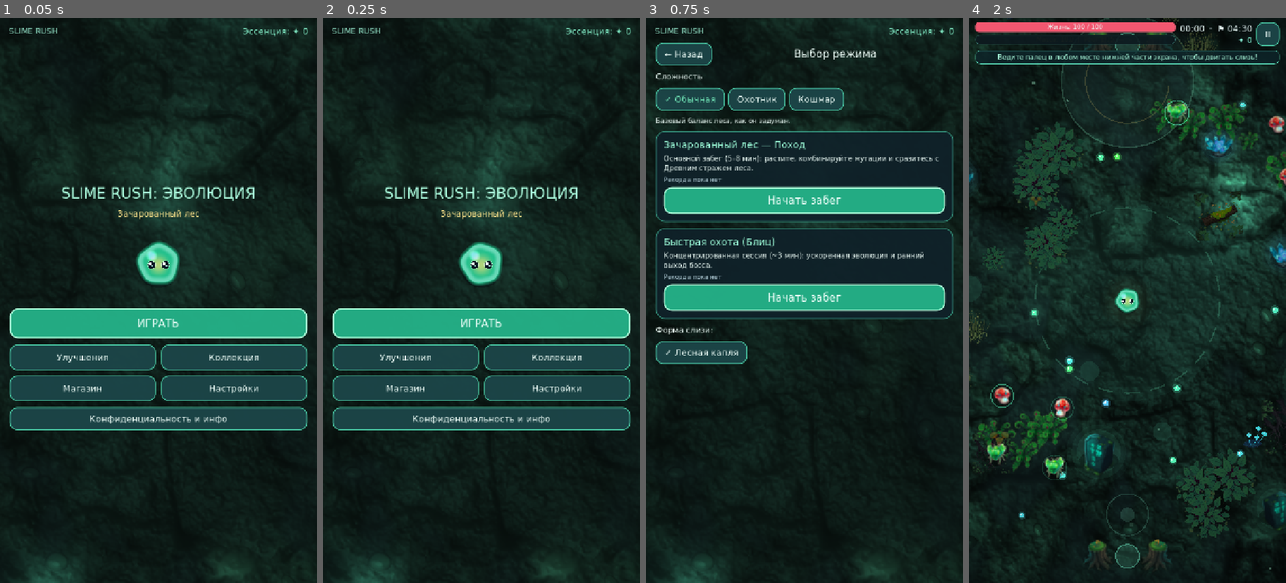
Above: before the commit, frames 1-4 (left to right).
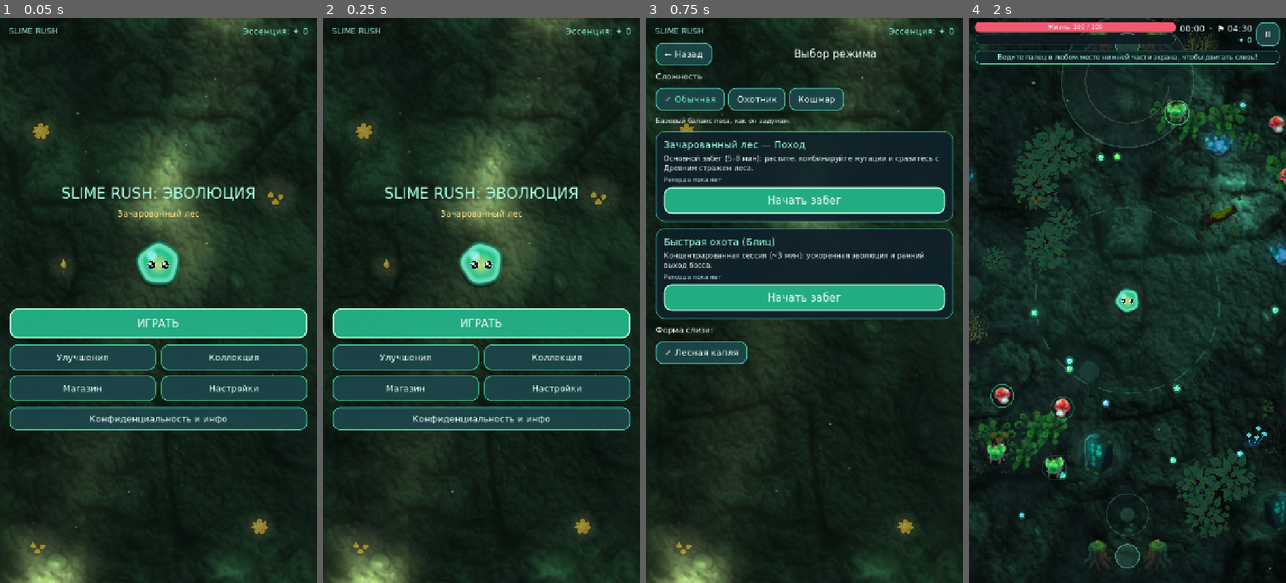
Above: after the commit, the same moments.

Repository: Turpalitto/Smush
Game: Godot game, scene res://scenes/Main.tscn
Same seed, same stepped clock (60 frames per second), same inputs: the game is played once before the commit and once after it. Sound files missing from this copy of the repository are replaced by a short silence.
Inputs:
- Up to frame 1 (0.05 s): no input
- Up to frame 2 (0.25 s): no input
- Up to frame 3 (0.75 s): click "ИГРАТЬ" at 0.5 s
- Up to frame 4 (2 s): click "Начать забег" at 1.25 s

The runs differ from the first frame. In frame 1, 7.1% of the frame differs, in the area x 0-90%, y 0-100%; in frame 2, 7.1%; in frame 3, 3.2%; in frame 4, nothing differs.

Commit message:
menu: give the first screen something alive on it
The menu background is the forest floor shader at a fixed growth, which is
texture and light but nothing that moves, and at growth 0 it is the coldest state
in the game - near-black teal under the subtitle 'Зачарованный лес'.

- MenuScreens sets growth 0.62 on the menu floor material, so the title sits over
  warm light and an open vignette.
- ui/MenuGarden.gd adds 26 drifting motes and five glowing blooms from the same
  resources/art/props sprites the world uses. Deliberately not the gameplay
  WorldGenerator: no camera, no chunks, no fog, and props popping in behind the
  title would be worse than a still frame.

Two mistakes the captures caught: the garden was added with z_index = -1, which
put it behind the opaque floor rect and made the whole effect invisible; and the
first bloom spots sat behind the button block or off the bottom edge. Both fixed
and re-shot at 720x1280, 540x1200, 1080x1704 and 1280x720.

QA 1165/0.

Diff:
--- /dev/null
+++ b/ui/MenuGarden.gd
@@ -0,0 +1,88 @@
+class_name MenuGarden
+extends Node2D
+## Slow life behind the main menu: drifting motes and a few glowing blooms.
+##
+## The menu background is the forest floor shader at a fixed growth, which is
+## texture and light but nothing that moves. This adds the two cheapest things that
+## make a still frame feel inhabited — motes that drift and breathe, and a handful
+## of bloom sprites from resources/art/props that pulse very slowly.
+##
+## Deliberately not the gameplay WorldGenerator: the menu has no camera, no chunks
+## and no fog, and streaming a world behind a static screen would be both heavier
+## and wrong (props popping in behind the title). Everything here is a pure function
+## of time and a fixed seed, so the layout is stable between visits.
+
+const MOTE_COUNT := 26
+const BLOOM_FILES: Array[String] = [
+	"res://resources/art/props/bloom_flower.png",
+	"res://resources/art/props/bloom_bells.png",
+	"res://resources/art/props/bloom_pod.png",
+]
+
+var _t: float = 0.0
+var _motes: Array[Vector3] = []
+var _blooms: Array[Dictionary] = []
+var _warm: Color = Color(1.0, 0.90, 0.66)
+
+
+func _ready() -> void:
+	# No z_index: this node is added after the opaque floor ColorRect and before the
+	# UI column, so tree order already puts it above the floor and below the buttons.
+	# The first version set z_index = -1 and the whole garden was hidden behind the
+	# floor, which read as "the effect does nothing".
+	var rng := RandomNumberGenerator.new()
+	rng.seed = 90210
+	var sz := get_viewport_rect().size
+	if sz.x < 1.0 or sz.y < 1.0:
+		sz = Vector2(720.0, 1280.0)
+	for i in range(MOTE_COUNT):
+		_motes.append(Vector3(
+			rng.randf_range(0.04, 0.96) * sz.x,
+			rng.randf_range(0.10, 0.92) * sz.y,
+			rng.randf() * TAU
+		))
+	# Blooms go where the button block is not: the buttons occupy roughly the middle
+	# 50-75% of the height, so the first version's spots (0.70, 0.62, 0.90) were all
+	# either behind the buttons or off the bottom edge.
+	var spots := [Vector2(0.13, 0.20), Vector2(0.87, 0.31), Vector2(0.20, 0.44),
+		Vector2(0.82, 0.90), Vector2(0.12, 0.93)]
+	for i in range(spots.size()):
+		var tex := load(BLOOM_FILES[i % BLOOM_FILES.size()]) as Texture2D
+		if tex == null:
+			continue
+		_blooms.append({
+			"pos": Vector2(spots[i].x * sz.x, spots[i].y * sz.y),
+			"tex": tex,
+			"phase": rng.randf() * TAU,
+			"size": rng.randf_range(46.0, 68.0),
+		})
+
+
+func _process(delta: float) -> void:
+	_t += delta
+	queue_redraw()
+
+
+func _draw() -> void:
+	for b in _blooms:
+		var pulse := 0.86 + 0.14 * sin(_t * 0.7 + float(b["phase"]))
+		var s: float = float(b["size"]) * pulse
+		var p: Vector2 = b["pos"]
+		var tex: Texture2D = b["tex"]
+		# Soft light behind the sprite: a texture cannot be blurred at runtime, so
+		# the glow is three stacked discs rather than a real bloom.
+		for i in range(3):
+			draw_circle(p, s * (0.62 + 0.16 * float(i)),
+				Color(_warm.r, _warm.g, _warm.b, 0.028))
+		# Kept translucent on purpose: at full opacity the sprites read as stickers
+		# pasted on the floor rather than as something growing out of it.
+		draw_texture_rect(tex, Rect2(p - Vector2(s, s) * 0.5, Vector2(s, s)), false,
+			Color(1.0, 1.0, 1.0, 0.42 + 0.14 * pulse))
+
+	for m in _motes:
+		var x := m.x + sin(_t * 0.24 + m.z) * 26.0
+		var y := m.y + cos(_t * 0.19 + m.z * 1.7) * 18.0
+		var tw := 0.5 + 0.5 * sin(_t * (1.1 + fmod(m.z, 1.0)) + m.z)
+		var a := (0.18 + 0.34 * tw)
+		draw_circle(Vector2(x, y), 3.0 + 2.2 * tw, Color(_warm.r, _warm.g, _warm.b, 0.10 * a))
+		draw_circle(Vector2(x, y), 1.1 + 0.9 * tw, Color(1.0, 1.0, 0.92, 0.80 * a))
--- a/ui/MenuScreens.gd
+++ b/ui/MenuScreens.gd
@@ -48,10 +48,21 @@
 		if ArenaController.apply_floor_texture(mat, 0.55):
 			mat.set_shader_parameter("floor_tile_px", 1400.0)
 			mat.set_shader_parameter("world_offset", Vector2(240.0, 90.0))
+		# The menu is not a run, but it should still promise the forest the game
+		# becomes. At growth 0 the floor is the coldest state in the whole game —
+		# near-black teal — which undersells the subtitle "Зачарованный лес" on the
+		# very first screen. A fixed mid growth gives it the warm light and the
+		# open vignette without touching gameplay.
+		mat.set_shader_parameter("growth", 0.62)
 		bg.material = mat
 	else:
 		bg.color = Color(0.06, 0.14, 0.17)
 	add_child(bg)
+
+	# Drifting motes and a few glowing blooms over the floor, under the UI.
+	var garden := MenuGarden.new()
+	garden.name = "MenuGarden"
+	add_child(garden)
 
 	var root_vbox := VBoxContainer.new()
 	root_vbox.set_anchors_and_offsets_preset(Control.PRESET_FULL_RECT)
Not shown, added: ui/MenuGarden.gd.uid
